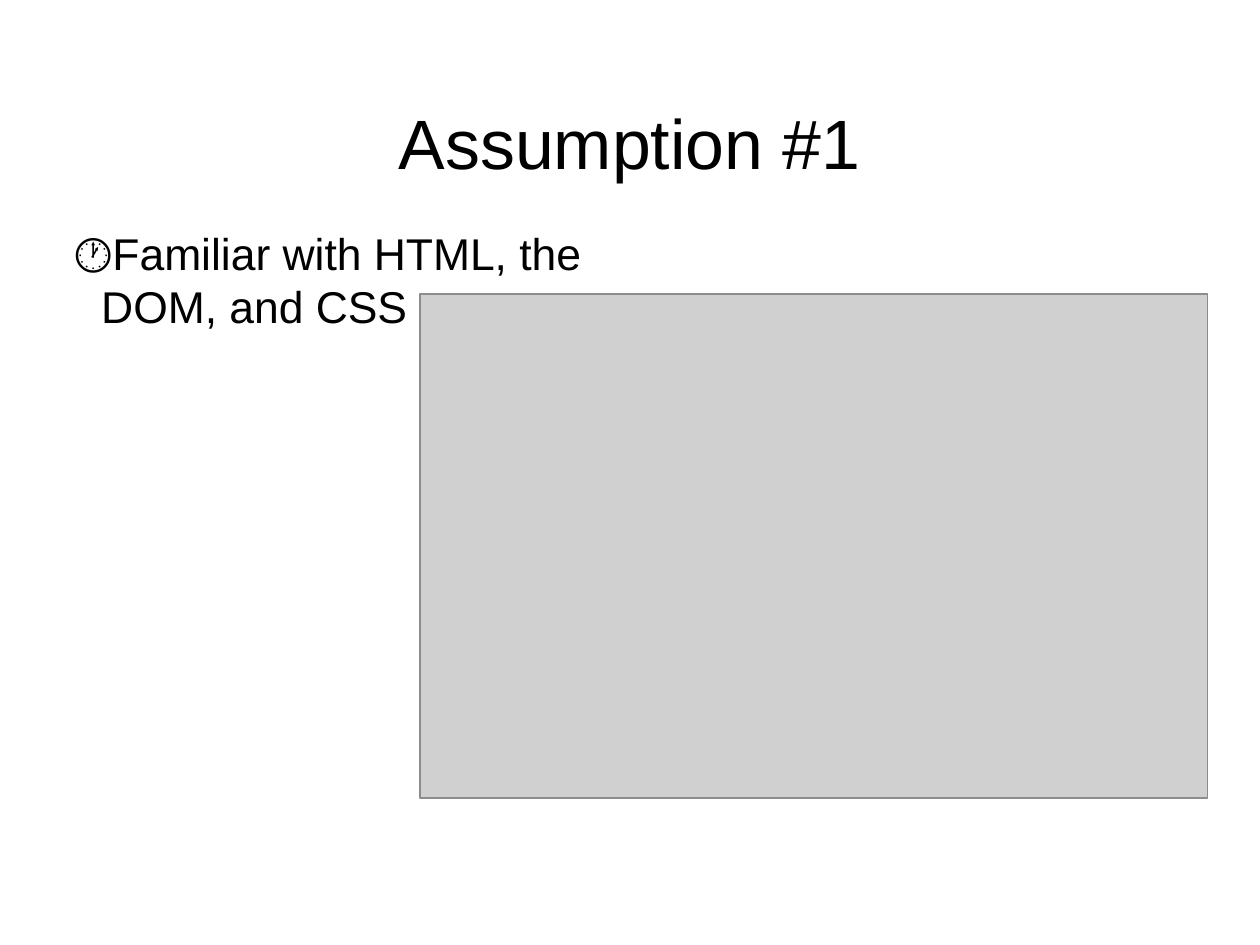
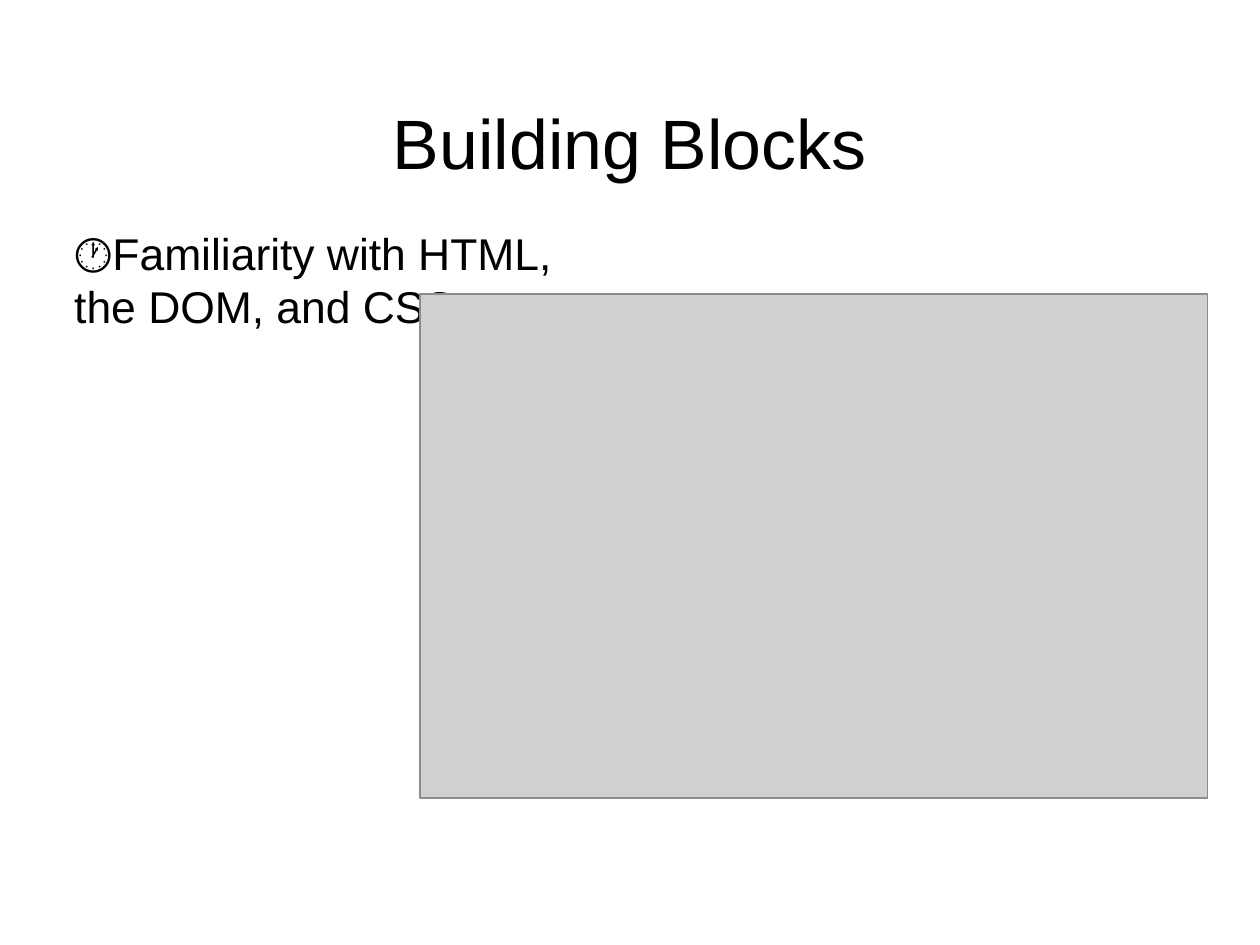
Before and after one commit to ChristianWeeks/d3-LessonPlan, a slide deck: slide 3 of Powerpoint/D3WorkshopCaweeks.pptx (slide 2 before the commit). Drawn at 1260x945 pixels with LibreOffice and Linux fonts; fonts in the diff are those of the drawing; grey boxes stand for pictures. Boxes give left, top, right and bottom in pixels: in the first picture for what was removed or moved away, otherwise in the second. Text is boxed around its words. In the diff, an @@ line names an element or a change of style, - is before the commit and + after.

```diff
--- a/Powerpoint/D3WorkshopCaweeks.pptx
+++ b/Powerpoint/D3WorkshopCaweeks.pptx
@@ text at box(393, 118, 867, 182): text changed @@
-Assumption #1
+Building Blocks
@@ text at box(74, 237, 551, 333): text changed @@
-🕐 Familiar with HTML, the DOM, and CSS
+🕐 Familiarity with HTML, the DOM, and CSS
```
Also in this commit, not shown: 6 other slides changed, 3 slides added, 5 slides removed, 10 other files.
